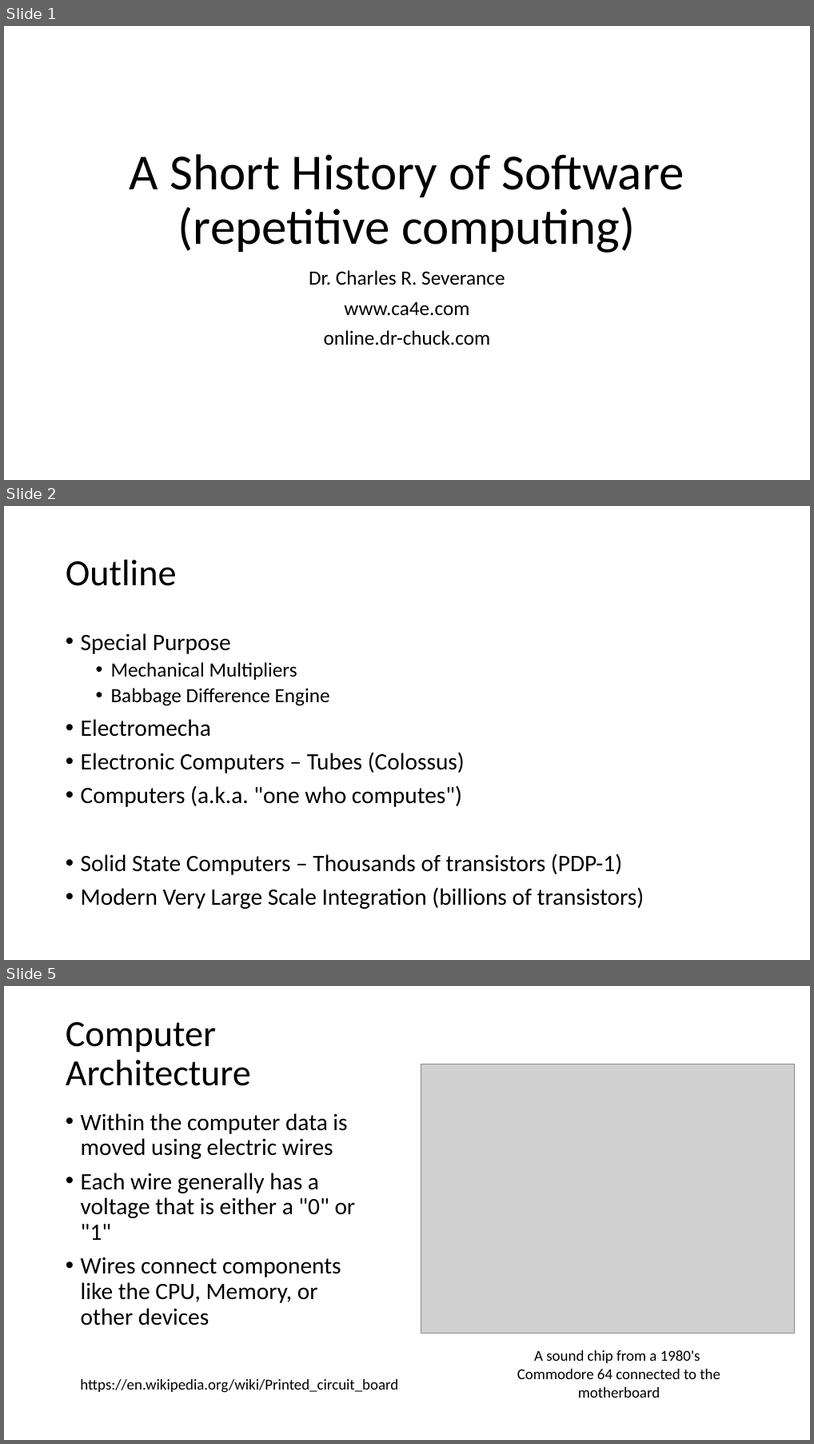
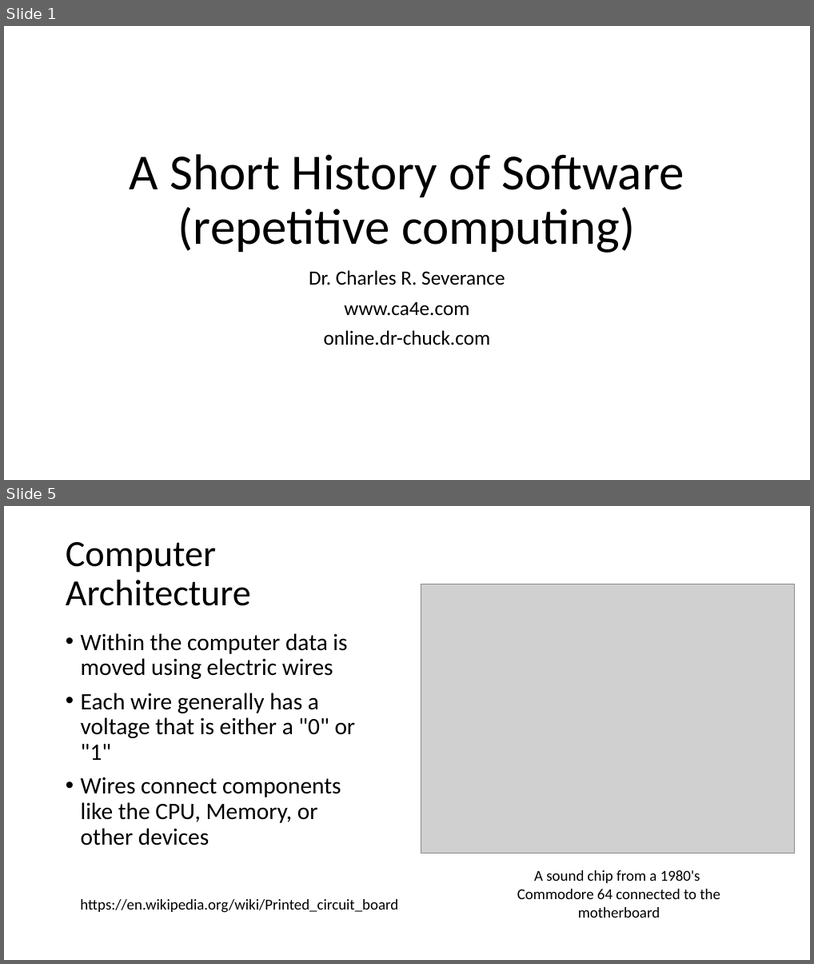
Before and after one commit to csev/ca4e, a slide deck: lectures/10-Software.pptx. Shown one above the other, each under a label of ours: slides 1, 2 and 5 before the commit, slides 1 and 5 after it; the slides between them are not shown. The pictures are 814x1444 and 814x964 pixels, drawn with LibreOffice and Linux fonts; fonts in the diff are those of the drawing; grey boxes stand for pictures. Boxes give left, top, right and bottom in pixels: in the first picture for what was removed or moved away, otherwise in the second. Text is boxed around its words. In the diff, an @@ line names an element or a change of style, - is before the commit and + after.

```diff
--- a/lectures/10-Software.pptx
+++ b/lectures/10-Software.pptx
@@ slide 2 removed at (x1=4, y1=506, x2=810, y2=960), background #FFFFFF @@
@@ title removed at (x1=66, y1=560, x2=177, y2=586) @@
-Outline
@@ text removed at (x1=81, y1=633, x2=645, y2=908) @@
-• Special Purpose
-  • Mechanical Multipliers
-  • Babbage Difference Engine
-• Electromecha
-• Electronic Computers – Tubes (Colossus)
-• Computers (a.k.a. "one who computes")
-• Solid State Computers – Thousands of transistors (PDP-1)
-• Modern Very Large Scale Integration (billions of transistors)
```
Also in this commit, not shown: 2 slides changed, 1 slide added, 1 other file.
